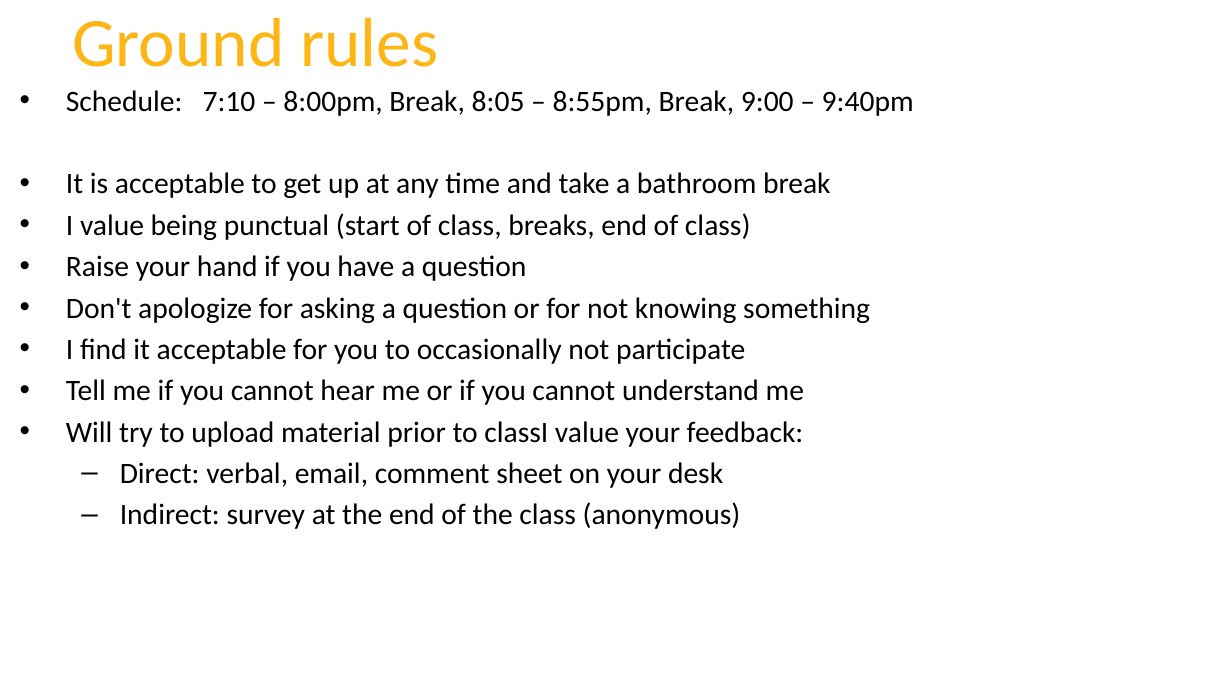
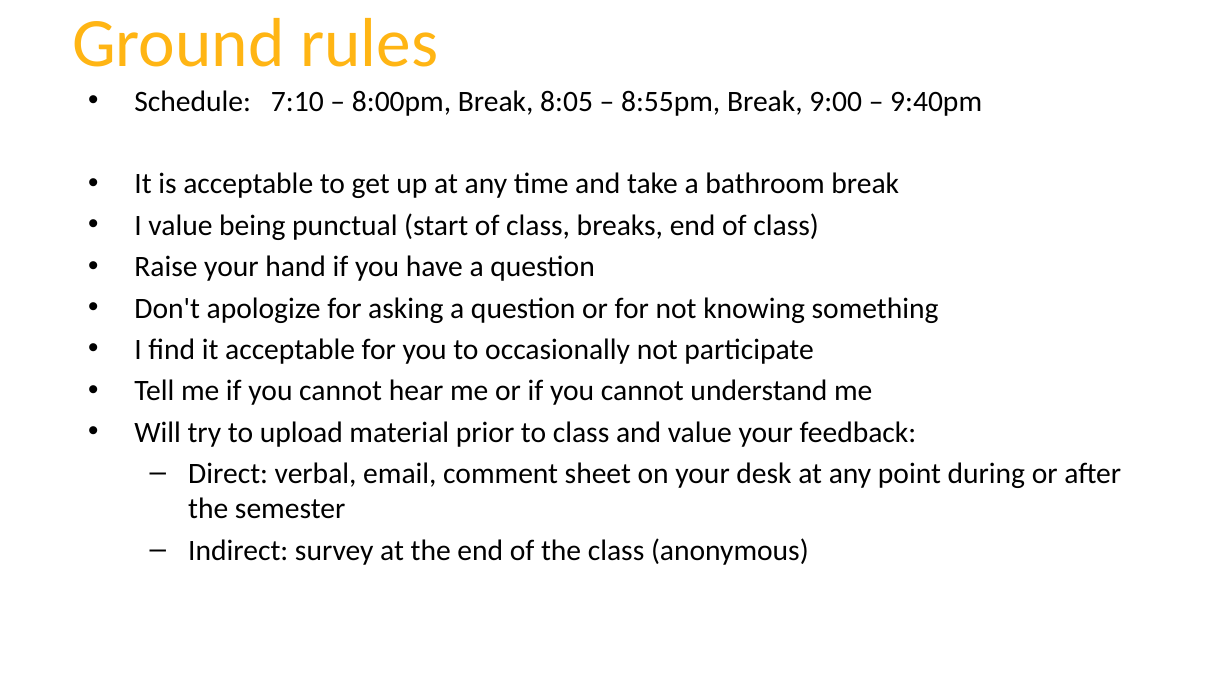
Before and after one commit to fgonzaleumbc/DATA601, a slide deck: slide 4 of Lecture01/1_Class_Logistics.pptx. Drawn at 1232x693 pixels with LibreOffice and Linux fonts; fonts in the diff are those of the drawing; background and template pictures are left out. Boxes give left, top, right and bottom in pixels: in the first picture for what was removed or moved away, otherwise in the second. Text is boxed around its words. In the diff, an @@ line names an element or a change of style, - is before the commit and + after.

```diff
--- a/Lecture01/1_Class_Logistics.pptx
+++ b/Lecture01/1_Class_Logistics.pptx
@@ text "Schedule: 7:10 – 8:00pm, Break, ..." moved from (x1=66, y1=90, x2=914, y2=529) to (x1=134, y1=90, x2=1121, y2=565) @@
@@ text at (x1=134, y1=421, x2=1121, y2=519): text changed @@
-• Will try to upload material prior to classI value your feedback:
-  – Direct: verbal, email, comment sheet on your desk
+• Will try to upload material prior to class and value your feedback:
+  – Direct: verbal, email, comment sheet on your desk at any point during or after the semester
```
Also in this commit, not shown: 2 other slides changed, 1 other file.
